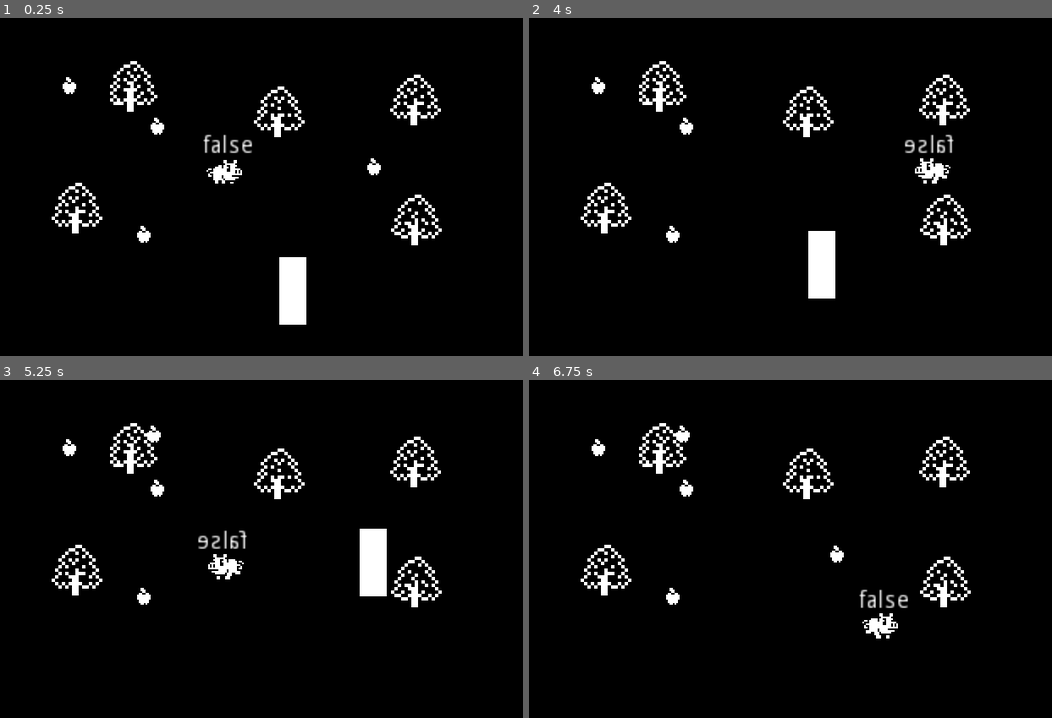
Above: before the commit, frames 1-4 (two rows, left to right).
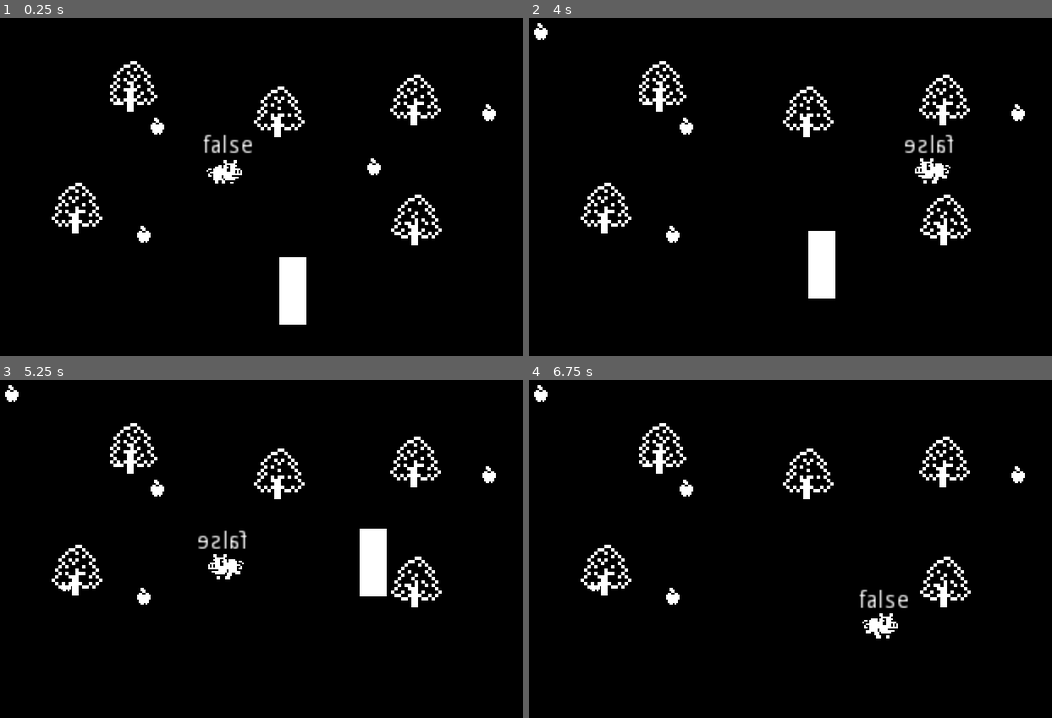
Above: after the commit, the same moments.

Repository: fguillen/PiggyTheApplesAndTheGuard
Game: Godot game, scene res://Word.tscn
The game is run twice, just before and just after one commit, with the same random seed, the same clock (stepped at 60 frames per second) and the same inputs.
Inputs:
- Up to frame 1 (0.25 s): no input
- Up to frame 2 (4 s): hold Right (ui_right) 0.53-1.28 s; hold Down (ui_down) 1.28-2.03 s; hold Right (ui_right) 2.03-2.78 s; hold Up (ui_up) 2.78-3.53 s; hold Left (ui_left) from 3.53 s (still down)
- Up to frame 3 (5.25 s): release Left (ui_left) at 5.03 s; hold Down (ui_down) from 5.03 s (still down)
- Up to frame 4 (6.75 s): release Down (ui_down) at 5.78 s; hold Right (ui_right) 5.78-6.53 s; hold Up (ui_up) from 6.53 s (still down)

The runs differ from the first frame. In frame 1, 0.2% of the frame differs, in the area x 11-95%, y 17-31%; in frame 2, 0.2%; in frame 3, 0.3%; in frame 4, 0.4%, in the area x 0-95%, y 1-63%.

Commit message:
Fixed apple spawner position

Diff:
--- a/AppleSpawner.gd
+++ b/AppleSpawner.gd
@@ -3,6 +3,7 @@
 onready var timer: = $Timer
 const Apple = preload("res://Apple.tscn")
 var screen_size = Vector2.ZERO
+var rng = RandomNumberGenerator.new()
 
 func _ready():
 	screen_size = get_viewport().get_visible_rect().size
@@ -12,14 +13,14 @@
 	var apple = Apple.instance()
 	add_child(apple)
 	apple.global_position = rand_position()
-	timer.start(rand_range(2, 5))
+	print("Apple position: ", apple.global_position)
+	timer.start(rand_range(0.5, 5.0))
 
 
 func _on_Timer_timeout():
 	spawn_apple()
 
 func rand_position():
-	var rng = RandomNumberGenerator.new()
 	return Vector2(
 		rng.randi_range(0, screen_size.x),
 		rng.randi_range(0, screen_size.y)
